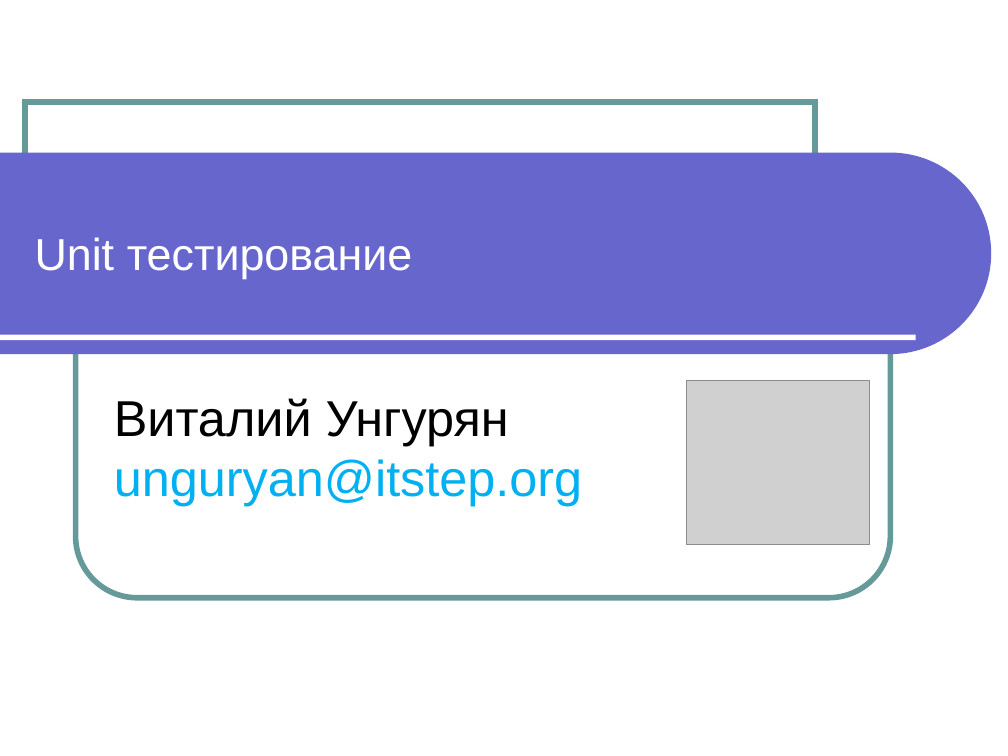
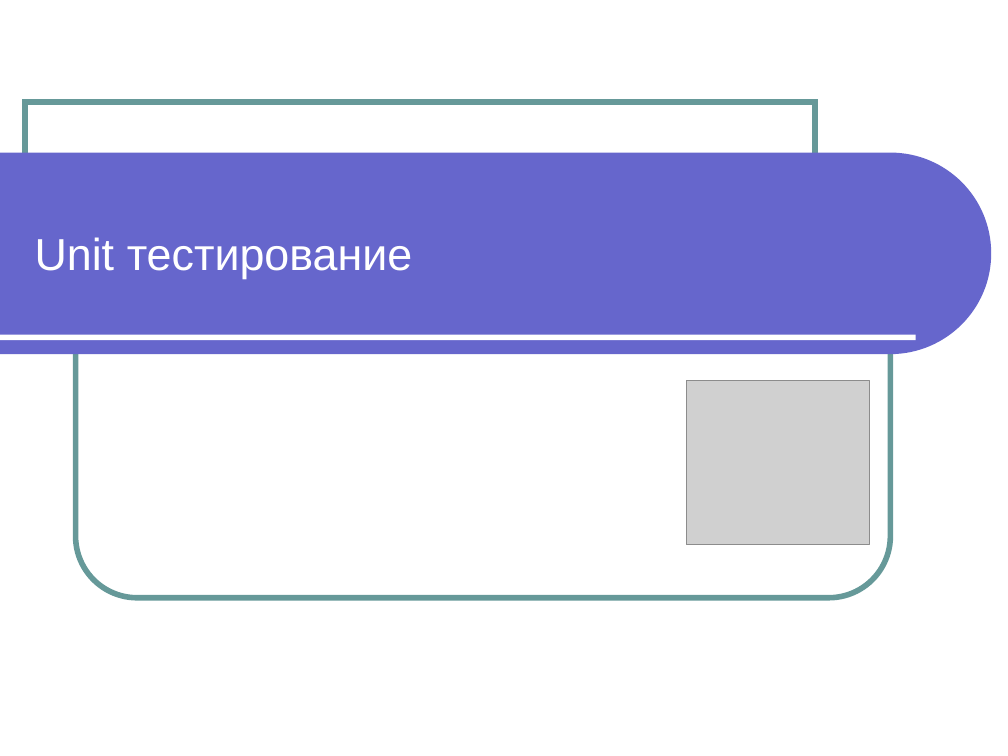
Before and after one commit to maxchv/JavaLessons, a slide deck: slide 1 of Lesson16/Unit testirovanie.ppt. Drawn at 1008x756 pixels with LibreOffice and Linux fonts; fonts in the diff are those of the drawing; grey boxes stand for pictures. Boxes give left, top, right and bottom in pixels: in the first picture for what was removed or moved away, otherwise in the second. Text is boxed around its words. In the diff, an @@ line names an element or a change of style, - is before the commit and + after.

```diff
--- a/Lesson16/Unit testirovanie.ppt
+++ b/Lesson16/Unit testirovanie.ppt
@@ text removed at (x1=114, y1=398, x2=582, y2=506) @@
-Виталий Унгурян
-unguryan@itstep.org
```
Also in this commit, not shown: 3 other files.
